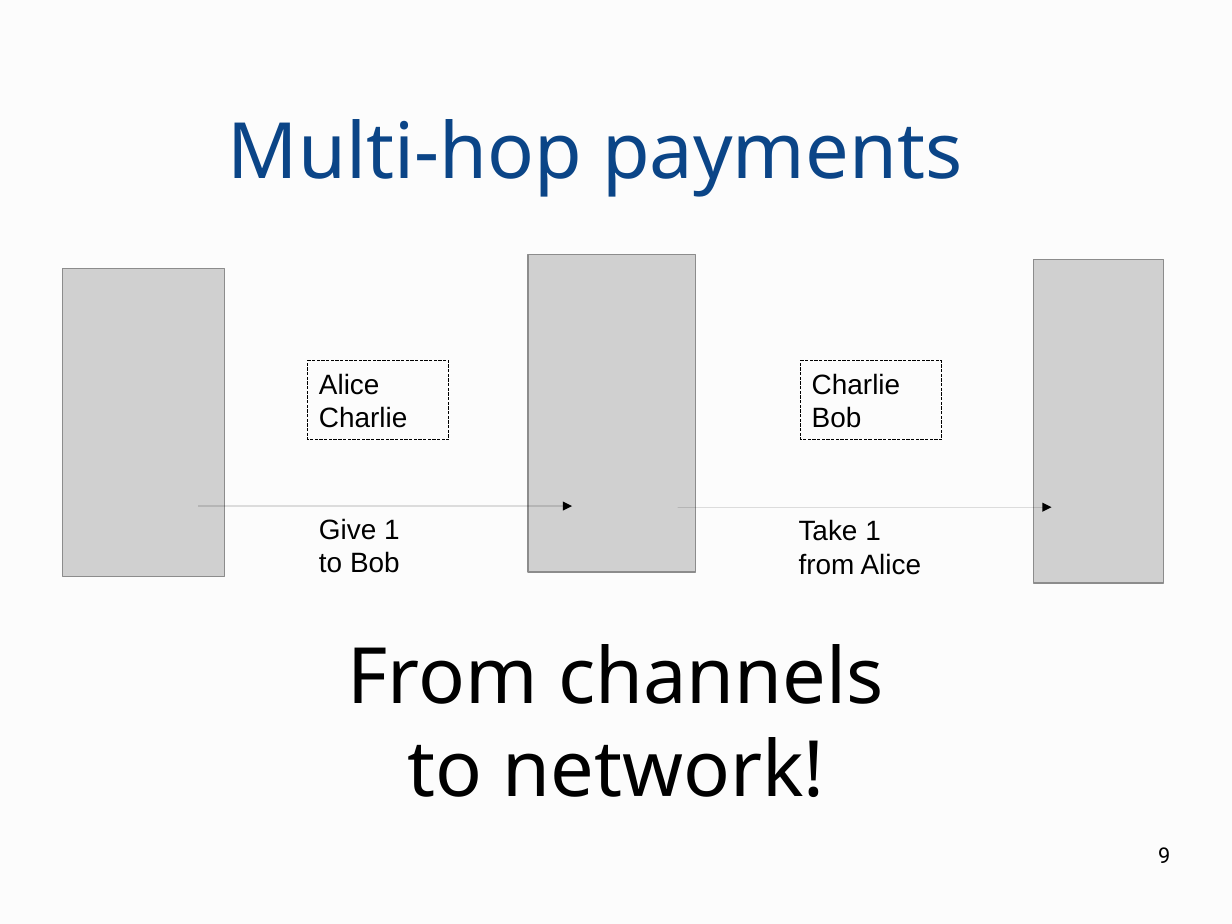
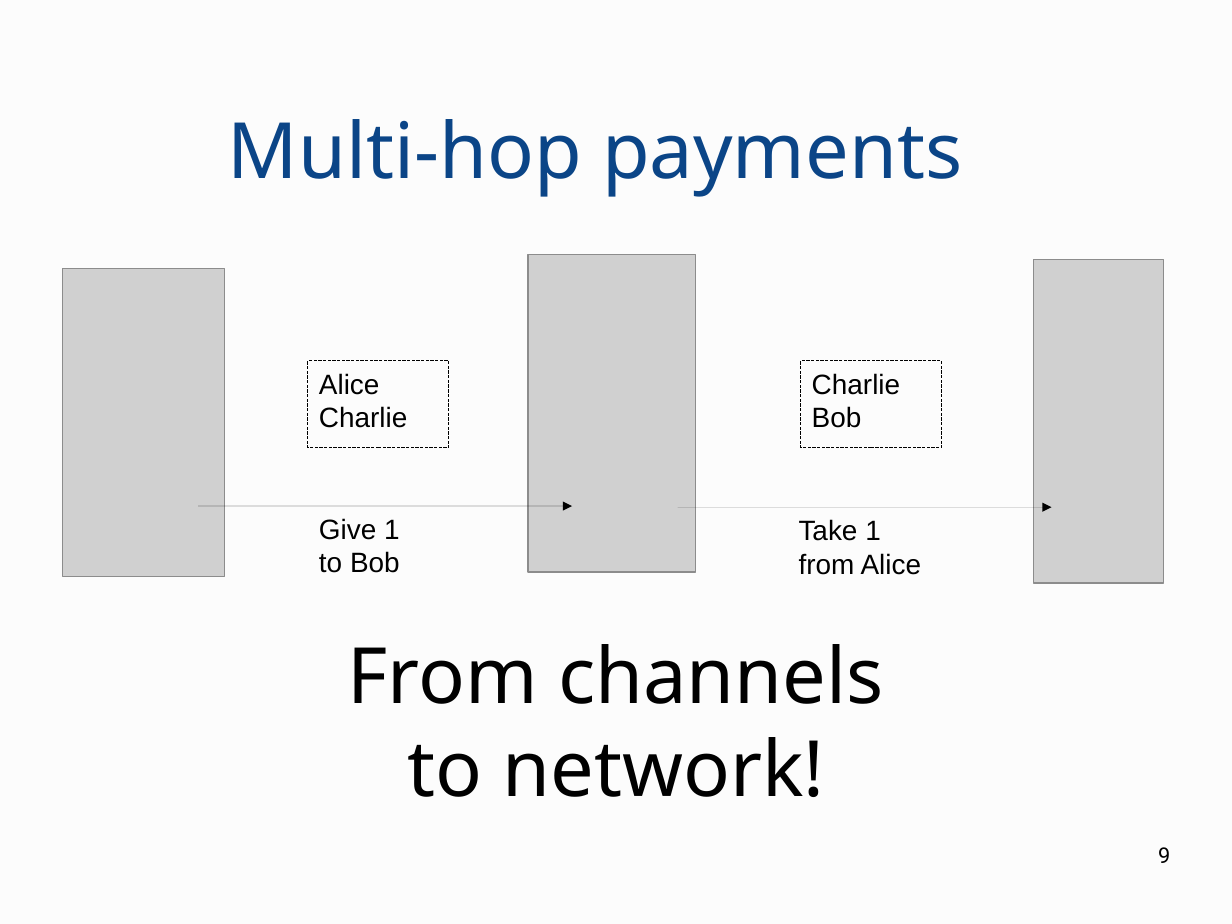
Before and after one commit to OrfeasLitos/PaymentChannels, a slide deck: slide 9 of paper-slides/presentation.odp. Drawn at 1232x924 pixels with LibreOffice and Linux fonts; fonts in the diff are those of the drawing; grey boxes stand for pictures. Boxes give left, top, right and bottom in pixels: in the first picture for what was removed or moved away, otherwise in the second. Text is boxed around its words. In the diff, an @@ line names an element or a change of style, - is before the commit and + after.

```diff
--- a/paper-slides/presentation.odp
+++ b/paper-slides/presentation.odp
@@ rectangle "Alice": place and size @@
-rectangle "Alice" at <box>309,361,449,440</box>
+rectangle "Alice" at <box>309,361,449,448</box>
@@ rectangle "Charlie": place and size @@
-rectangle "Charlie" at <box>802,361,942,440</box>
+rectangle "Charlie" at <box>802,361,942,448</box>
```
Also in this commit, not shown: 10 other slides changed.
